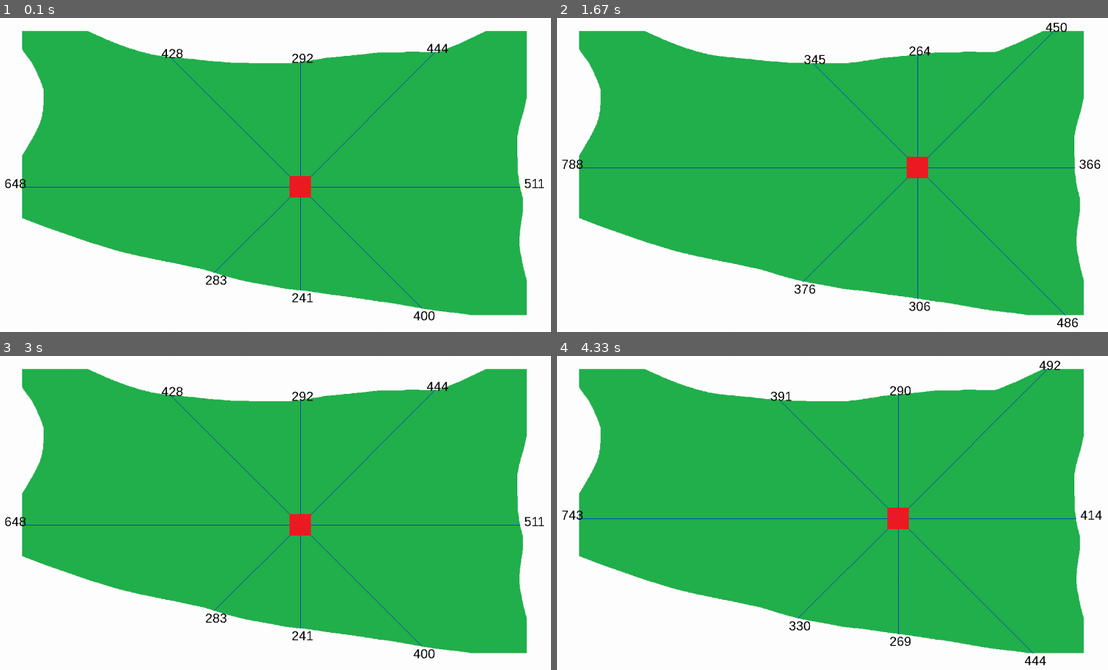
Above: before the commit, frames 1-4 (two rows, left to right).
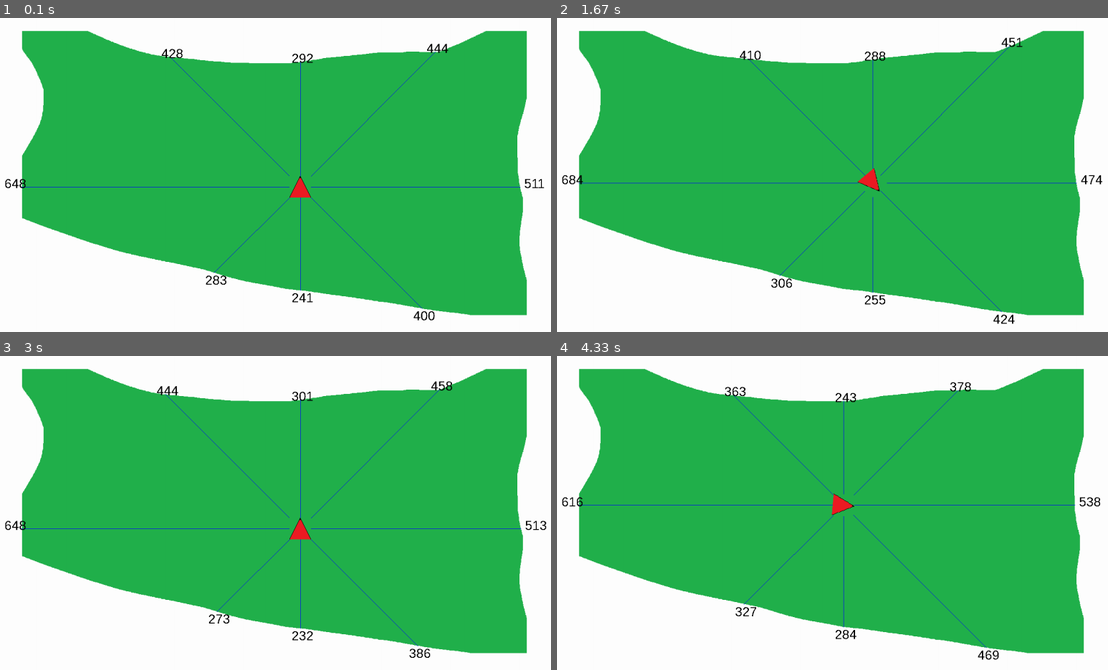
Above: after the commit, the same moments.

Repository: CeVauDe/bugfree-game-about-bugs
Game: pygame game, started from basic_game/basic_game.py
The game is run twice, just before and just after one commit, with the same random seed, the same clock (stepped at 60 frames per second) and the same inputs.
Inputs:
- Up to frame 1 (0.1 s): no input
- Up to frame 2 (1.67 s): hold Right 0.33-0.8 s; hold Up 0.83-1.13 s; hold Right 1.17-1.63 s
- Up to frame 3 (3 s): hold Left 1.67-2.2 s; hold Down 2.23-2.53 s; hold Left 2.57-2.97 s
- Up to frame 4 (4.33 s): hold Up 3-3.37 s; hold Right 3.4-4.03 s; hold Down from 4.07 s (still down)

The runs differ from the first frame. In frame 1, 0.1% of the frame differs, in the area x 52-57%, y 50-58%; in frame 2, 2.7%, in the area x 0-99%, y 1-99%; in frame 3, 1.8%; in frame 4, 2.5%.

Commit message:
changed model so arrow keys move and rotate model

Diff:
--- a/basic_game/basic_game.py
+++ b/basic_game/basic_game.py
@@ -5,29 +5,6 @@
 
 
 def simulate():
-
-    surface.fill(White)
-    surface.blit(displayImage, (0, 0))
-    for eve in pygame.event.get():
-        if eve.type==pygame.QUIT:
-            pygame.quit()
-            sys.exit()
-
-    key_input = pygame.key.get_pressed()
-    if key_input[pygame.K_LEFT]:
-        center[0] -= step
-    if key_input[pygame.K_UP]:
-        center[1] -= step
-    if key_input[pygame.K_RIGHT]:
-        center[0] += step
-    if key_input[pygame.K_DOWN]:
-        center[1] += step
-
-    update()
-    fps_clock.tick(fps)
-
-
-def update():
     pos = [[center[0], center[1]], [center[0], center[1]], [center[0], center[1]], [center[0], center[1]],
            [center[0], center[1]], [center[0], center[1]], [center[0], center[1]], [center[0], center[1]]]
 
@@ -36,7 +13,7 @@
 
     for i in range(0, 8):
         length = 0
-        while not surface.get_at((pos[i][0], pos[i][1])) == BORDER_COLOR and length < 2000:
+        while not surface.get_at(pos[i]) == BORDER_COLOR and length < 2000:
             length = length + 1
             pos[i][0] = int(center[0] + math.cos(math.radians(360 - degree)) * length * pos_fak[i][0])
             pos[i][1] = int(center[1] + math.sin(math.radians(360 - degree)) * length * pos_fak[i][1])
@@ -46,10 +23,9 @@
         dist[i] = int(math.sqrt(math.pow(pos[i][0] - center[0], 2) + math.pow(pos[i][1] - center[1], 2)))
         surface.blit(textfont.render(str(dist[i]), False, (0, 0, 0)), (pos[i][0] + offset[i][0], pos[i][1] + offset[i][1]))
 
-    surface.blit(blockImage, (center[0] - 25, center[1] - 25))
-
+    rot_Image = pygame.transform.rotate(blockImage, winkel)
+    surface.blit(rot_Image, (center[0] - int(rot_Image.get_width()/2), center[1] - int(rot_Image.get_height()/2)))
     pygame.display.update()
-
 
 if __name__ == "__main__":
 
@@ -83,6 +59,28 @@
     pos_fak = [[0, 1], [1, 1], [1, 0], [1, -1], [0, -1], [-1, -1], [-1, 0], [-1, 1]]
     dist = [0, 0, 0, 0, 0, 0, 0, 0]
     offset = [[-20, -25], [-20, -25], [10, -25], [-20, 0], [-20, 0], [-20, 0], [-40, -25], [-20, -25]]
+    winkel = 0
 
     while True:
+        surface.fill(White)
+        surface.blit(displayImage, (0, 0))
+        for eve in pygame.event.get():
+            if eve.type == pygame.QUIT:
+                pygame.quit()
+                sys.exit()
+
+        key_input = pygame.key.get_pressed()
+        if key_input[pygame.K_LEFT]:
+            winkel += step
+        if key_input[pygame.K_UP]:
+            center[0] += int(math.cos(math.radians(270 - winkel)) * step)
+            center[1] += int(math.sin(math.radians(270 - winkel)) * step)
+        if key_input[pygame.K_RIGHT]:
+            winkel -= step
+        if key_input[pygame.K_DOWN]:
+            center[0] -= int(math.cos(math.radians(270 - winkel)) * step)
+            center[1] -= int(math.sin(math.radians(270 - winkel)) * step)
+
+        pygame.draw.circle(surface, (0,0,255), center, 2)
         simulate()
+        fps_clock.tick(fps)
Binary file added: data/block - alt.png
Binary file changed: data/block.png
